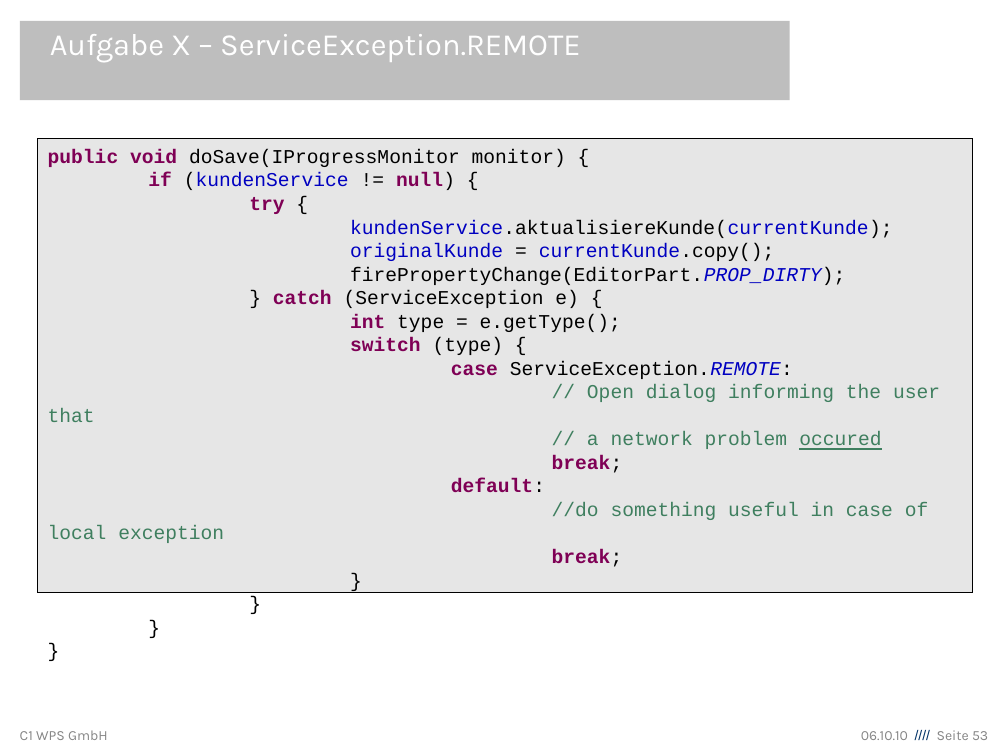
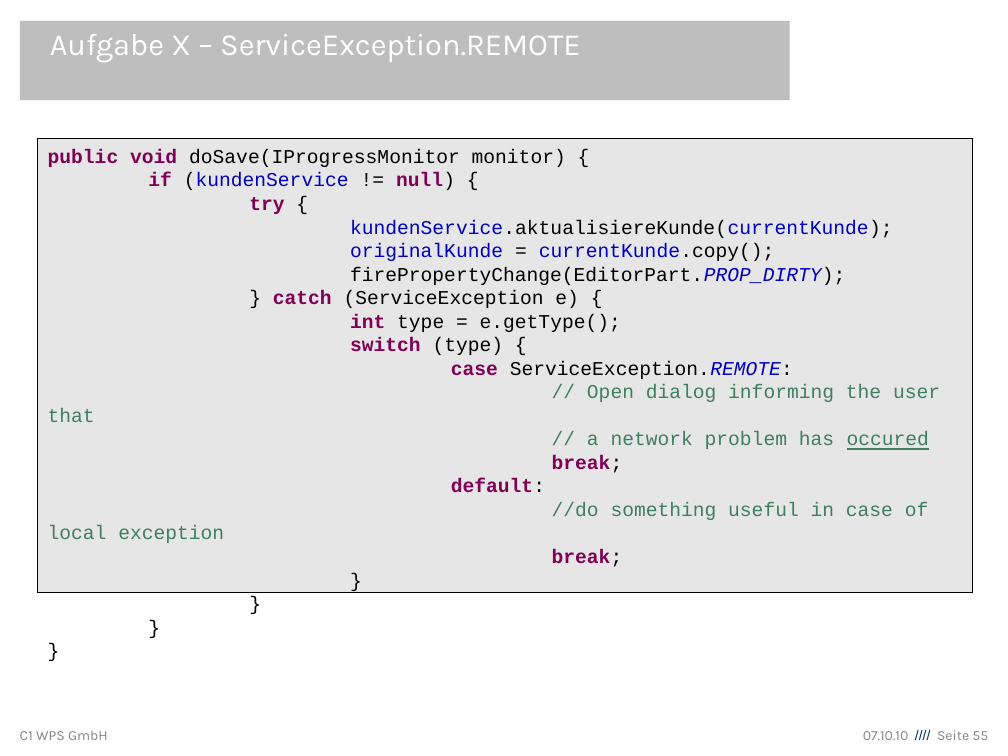
Before and after one commit to lemmy/org.eclipse.ecf.winterschool, a slide deck: slide 55 of org.eclipse.ecf.winterschool/EclipseCommunicationFramework.odp (slide 53 before the commit). Drawn at 1008x756 pixels with LibreOffice and Linux fonts; fonts in the diff are those of the drawing; background and template pictures are left out. Boxes give left, top, right and bottom in pixels: in the first picture for what was removed or moved away, otherwise in the second. Text is boxed around its words. In the diff, an @@ line names an element or a change of style, - is before the commit and + after.

```diff
--- a/org.eclipse.ecf.winterschool/EclipseCommunicationFramework.odp
+++ b/org.eclipse.ecf.winterschool/EclipseCommunicationFramework.odp
@@ text in rectangle at (587, 432, 929, 450): text changed @@
-// a network problem occured
+// a network problem has occured
@@ text at (863, 730, 988, 740): text changed @@
-06.10.10 //// Seite 53
+07.10.10 //// Seite 55
```
Also in this commit, not shown: 12 other slides changed, 8 slides added, 13 slides removed.
